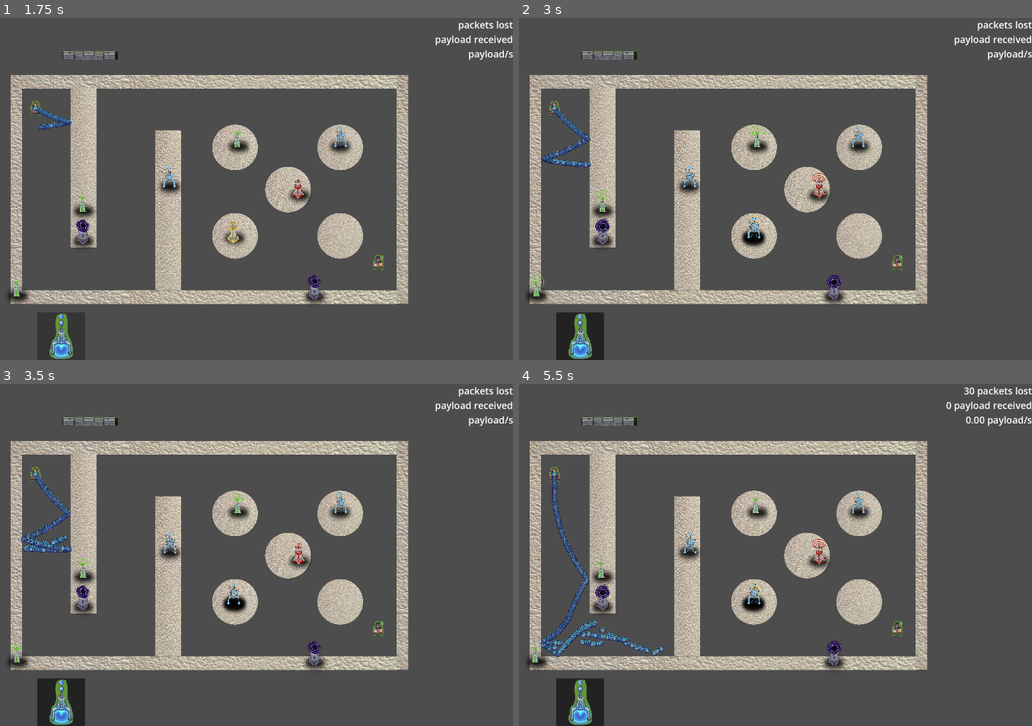
Above: before the commit, frames 1-4 (two rows, left to right).
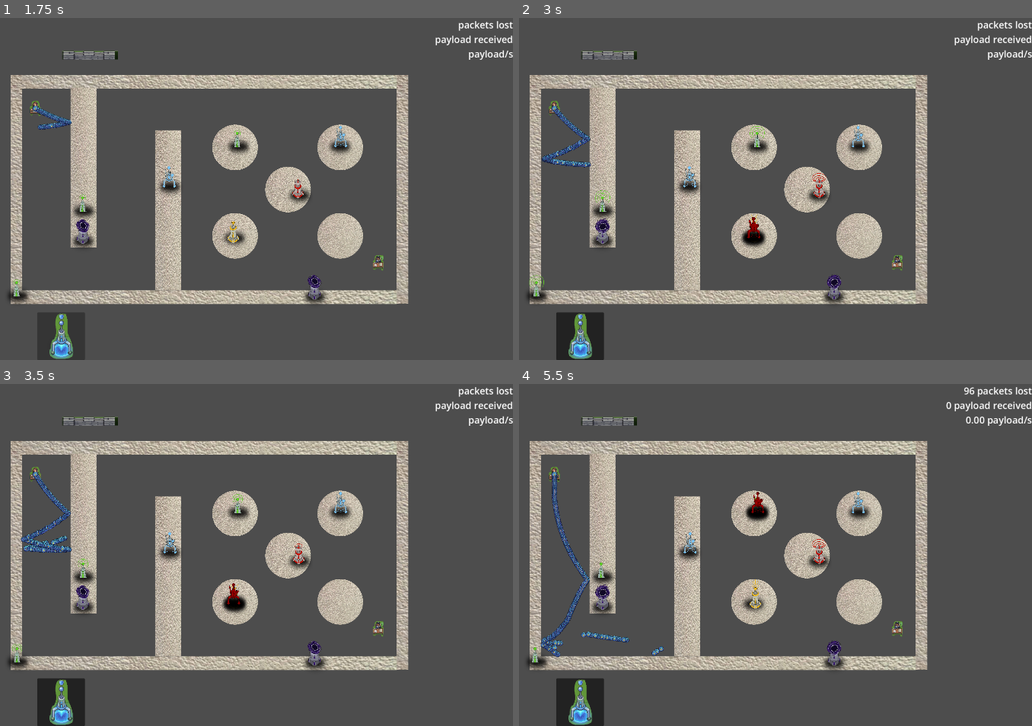
Above: after the commit, the same moments.

Repository: ryupold/ld59
Game: Godot game, scene res://scenes/test_sender.tscn
The game is run twice, just before and just after one commit, with the same random seed, the same clock (stepped at 60 frames per second) and the same inputs. The engine's default icon, where the game draws it, is replaced by a stand-in: a white triangle on a blue panel in a dark square.
Inputs (mouse positions are in pixels of both pictures, inside the frame that each line leads up to):
- Up to frame 1 (1.75 s): click (61, 336) at 0.5 s; click (61, 336) at 1.25 s
- Up to frame 2 (3 s): click (580, 336) at 2 s; move the mouse to (754, 226) at 2.77 s; click (754, 226) at 2.92 s
- Up to frame 3 (3.5 s): no input
- Up to frame 4 (5.5 s): move the mouse to (601, 568) at 3.52 s; click (601, 568) at 3.67 s; move the mouse to (534, 650) at 4.27 s; click (534, 650) at 4.42 s; move the mouse to (754, 503) at 5.02 s; click (754, 503) at 5.17 s

Frame 1 is identical in both runs. In frame 2, less than 0.1% of the frame differs, in the area x 44-48%, y 58-65%; in frame 3, less than 0.1%; in frame 4, 0.8%, in the area x 7-89%, y 0-79%.

Commit message:
Do not allow Tower placement in other towers

Diff:
--- a/ld59-game/entities/towers/anti_gravity/anti_gravity_tower.tscn
+++ b/ld59-game/entities/towers/anti_gravity/anti_gravity_tower.tscn
@@ -43,9 +43,14 @@
 [sub_resource type="CircleShape2D" id="CircleShape2D_50pgb"]
 radius = 600.0
 
-[node name="AntiGravityTower" type="Node2D" unique_id=1233834996 node_paths=PackedStringArray("collisionArea")]
+[sub_resource type="CapsuleShape2D" id="CapsuleShape2D_dleeo"]
+radius = 61.0
+height = 240.0
+
+[node name="AntiGravityTower" type="Node2D" unique_id=1233834996 node_paths=PackedStringArray("effectArea", "towerboundary")]
 script = ExtResource("1_dleeo")
-collisionArea = NodePath("Area2D")
+effectArea = NodePath("EffectArea")
+towerboundary = NodePath("TowerBoundary")
 
 [node name="TowerShadow" parent="." unique_id=1963121006 instance=ExtResource("2_oek4k")]
 
@@ -54,8 +59,15 @@
 autoplay = "default"
 frame_progress = 0.16303055
 
-[node name="Area2D" type="Area2D" parent="." unique_id=505660784]
+[node name="EffectArea" type="Area2D" parent="." unique_id=505660784]
 collision_mask = 2
 
-[node name="CollisionShape2D" type="CollisionShape2D" parent="Area2D" unique_id=1262524344]
+[node name="CollisionShape2D" type="CollisionShape2D" parent="EffectArea" unique_id=1262524344]
 shape = SubResource("CircleShape2D_50pgb")
+
+[node name="TowerBoundary" type="Area2D" parent="." unique_id=736693036]
+collision_layer = 4
+collision_mask = 4
+
+[node name="CollisionShape2D" type="CollisionShape2D" parent="TowerBoundary" unique_id=2112978413]
+shape = SubResource("CapsuleShape2D_dleeo")
--- a/ld59-game/entities/towers/gravity/gravity_tower.tscn
+++ b/ld59-game/entities/towers/gravity/gravity_tower.tscn
@@ -43,9 +43,14 @@
 [sub_resource type="CircleShape2D" id="CircleShape2D_50pgb"]
 radius = 600.0
 
-[node name="GravityTower" type="Node2D" unique_id=1233834996 node_paths=PackedStringArray("collisionArea")]
+[sub_resource type="CapsuleShape2D" id="CapsuleShape2D_50pgb"]
+radius = 61.0
+height = 240.0
+
+[node name="GravityTower" type="Node2D" unique_id=1233834996 node_paths=PackedStringArray("effectArea", "towerboundary")]
 script = ExtResource("1_50pgb")
-collisionArea = NodePath("Area2D")
+effectArea = NodePath("EffectArea")
+towerboundary = NodePath("TowerBoundary")
 
 [node name="TowerShadow" parent="." unique_id=1963121006 instance=ExtResource("2_rh6a2")]
 
@@ -54,9 +59,15 @@
 autoplay = "default"
 frame_progress = 0.30296046
 
-[node name="Area2D" type="Area2D" parent="." unique_id=505660784]
+[node name="EffectArea" type="Area2D" parent="." unique_id=505660784]
 collision_mask = 2
 
-[node name="CollisionShape2D" type="CollisionShape2D" parent="Area2D" unique_id=1262524344]
-visible = false
+[node name="CollisionShape2D" type="CollisionShape2D" parent="EffectArea" unique_id=1262524344]
 shape = SubResource("CircleShape2D_50pgb")
+
+[node name="TowerBoundary" type="Area2D" parent="." unique_id=1404888818]
+collision_layer = 4
+collision_mask = 4
+
+[node name="CollisionShape2D" type="CollisionShape2D" parent="TowerBoundary" unique_id=156457340]
+shape = SubResource("CapsuleShape2D_50pgb")
--- a/ld59-game/entities/towers/payload/payload_tower.gd
+++ b/ld59-game/entities/towers/payload/payload_tower.gd
@@ -5,11 +5,11 @@
 func _ready() -> void:
 	super._ready()
 
-	collisionArea.scale = Vector2.ZERO
+	effectArea.scale = Vector2.ZERO
 	var tween := create_tween().set_loops()
-	tween.tween_property(collisionArea, "scale", Vector2.ONE, 1)
+	tween.tween_property(effectArea, "scale", Vector2.ONE, 1)
 	tween.tween_interval(0.5)
-	tween.tween_property(collisionArea, "scale", Vector2.ZERO, 0)
+	tween.tween_property(effectArea, "scale", Vector2.ZERO, 0)
 	tween.tween_interval(1)
 
 
--- a/ld59-game/entities/towers/payload/payload_tower.tscn
+++ b/ld59-game/entities/towers/payload/payload_tower.tscn
@@ -43,9 +43,14 @@
 [sub_resource type="CircleShape2D" id="CircleShape2D_50pgb"]
 radius = 600.0
 
-[node name="PayloadTower" type="Node2D" unique_id=1233834996 node_paths=PackedStringArray("collisionArea")]
+[sub_resource type="CapsuleShape2D" id="CapsuleShape2D_hk4hf"]
+radius = 61.0
+height = 240.0
+
+[node name="PayloadTower" type="Node2D" unique_id=1233834996 node_paths=PackedStringArray("effectArea", "towerboundary")]
 script = ExtResource("1_hk4hf")
-collisionArea = NodePath("Area2D")
+effectArea = NodePath("EffectArea")
+towerboundary = NodePath("TowerBoundary")
 
 [node name="TowerShadow" parent="." unique_id=1963121006 instance=ExtResource("2_jvxy7")]
 
@@ -53,8 +58,15 @@
 sprite_frames = SubResource("SpriteFrames_jynls")
 autoplay = "default"
 
-[node name="Area2D" type="Area2D" parent="." unique_id=505660784]
+[node name="EffectArea" type="Area2D" parent="." unique_id=505660784]
 collision_mask = 2
 
-[node name="CollisionShape2D" type="CollisionShape2D" parent="Area2D" unique_id=1262524344]
+[node name="CollisionShape2D" type="CollisionShape2D" parent="EffectArea" unique_id=1262524344]
 shape = SubResource("CircleShape2D_50pgb")
+
+[node name="TowerBoundary" type="Area2D" parent="." unique_id=1718120048]
+collision_layer = 4
+collision_mask = 4
+
+[node name="CollisionShape2D" type="CollisionShape2D" parent="TowerBoundary" unique_id=141859711]
+shape = SubResource("CapsuleShape2D_hk4hf")
--- a/ld59-game/entities/towers/relay/relay_tower.gd
+++ b/ld59-game/entities/towers/relay/relay_tower.gd
@@ -5,11 +5,11 @@
 func _ready() -> void:
 	super._ready()
 
-	collisionArea.scale = Vector2.ZERO
+	effectArea.scale = Vector2.ZERO
 	var tween := create_tween().set_loops()
-	tween.tween_property(collisionArea, "scale", Vector2.ONE, 1)
+	tween.tween_property(effectArea, "scale", Vector2.ONE, 1)
 	tween.tween_interval(0.5)
-	tween.tween_property(collisionArea, "scale", Vector2.ZERO, 0)
+	tween.tween_property(effectArea, "scale", Vector2.ZERO, 0)
 	tween.tween_interval(1)
 
 
--- a/ld59-game/entities/towers/relay/relay_tower.tscn
+++ b/ld59-game/entities/towers/relay/relay_tower.tscn
@@ -43,9 +43,14 @@
 [sub_resource type="CircleShape2D" id="CircleShape2D_50pgb"]
 radius = 600.0
 
-[node name="RelayTower" type="Node2D" unique_id=1233834996 node_paths=PackedStringArray("collisionArea")]
+[sub_resource type="CapsuleShape2D" id="CapsuleShape2D_kjvva"]
+radius = 61.0
+height = 240.0
+
+[node name="RelayTower" type="Node2D" unique_id=1233834996 node_paths=PackedStringArray("effectArea", "towerboundary")]
 script = ExtResource("1_7cs4r")
-collisionArea = NodePath("Area2D")
+effectArea = NodePath("EffectArea")
+towerboundary = NodePath("TowerBoundary")
 
 [node name="TowerShadow" parent="." unique_id=1963121006 instance=ExtResource("2_qq05j")]
 
@@ -54,8 +59,15 @@
 autoplay = "default"
 frame_progress = 0.5622138
 
-[node name="Area2D" type="Area2D" parent="." unique_id=505660784]
+[node name="EffectArea" type="Area2D" parent="." unique_id=505660784]
 collision_mask = 2
 
-[node name="CollisionShape2D" type="CollisionShape2D" parent="Area2D" unique_id=1262524344]
+[node name="CollisionShape2D" type="CollisionShape2D" parent="EffectArea" unique_id=1262524344]
 shape = SubResource("CircleShape2D_50pgb")
+
+[node name="TowerBoundary" type="Area2D" parent="." unique_id=259711103]
+collision_layer = 4
+collision_mask = 4
+
+[node name="CollisionShape2D" type="CollisionShape2D" parent="TowerBoundary" unique_id=1463482370]
+shape = SubResource("CapsuleShape2D_kjvva")
--- a/ld59-game/entities/towers/slow/slow_tower.tscn
+++ b/ld59-game/entities/towers/slow/slow_tower.tscn
@@ -43,9 +43,14 @@
 [sub_resource type="CircleShape2D" id="CircleShape2D_50pgb"]
 radius = 600.0
 
-[node name="SlowTower" type="Node2D" unique_id=1233834996 node_paths=PackedStringArray("collisionArea")]
+[sub_resource type="CapsuleShape2D" id="CapsuleShape2D_aefpk"]
+radius = 61.0
+height = 240.0
+
+[node name="SlowTower" type="Node2D" unique_id=1233834996 node_paths=PackedStringArray("effectArea", "towerboundary")]
 script = ExtResource("1_aefpk")
-collisionArea = NodePath("Area2D")
+effectArea = NodePath("EffectArea")
+towerboundary = NodePath("TowerBoundary")
 
 [node name="TowerShadow" parent="." unique_id=1963121006 instance=ExtResource("2_yall6")]
 
@@ -55,8 +60,15 @@
 frame = 1
 frame_progress = 0.45168787
 
-[node name="Area2D" type="Area2D" parent="." unique_id=505660784]
+[node name="EffectArea" type="Area2D" parent="." unique_id=505660784]
 collision_mask = 2
 
-[node name="CollisionShape2D" type="CollisionShape2D" parent="Area2D" unique_id=1262524344]
+[node name="CollisionShape2D" type="CollisionShape2D" parent="EffectArea" unique_id=1262524344]
 shape = SubResource("CircleShape2D_50pgb")
+
+[node name="TowerBoundary" type="Area2D" parent="." unique_id=1197174453]
+collision_layer = 4
+collision_mask = 4
+
+[node name="CollisionShape2D" type="CollisionShape2D" parent="TowerBoundary" unique_id=1843734979]
+shape = SubResource("CapsuleShape2D_aefpk")
--- a/ld59-game/entities/towers/speed/speed_tower.tscn
+++ b/ld59-game/entities/towers/speed/speed_tower.tscn
@@ -43,9 +43,14 @@
 [sub_resource type="CircleShape2D" id="CircleShape2D_50pgb"]
 radius = 600.0
 
-[node name="SpeedTower" type="Node2D" unique_id=1233834996 node_paths=PackedStringArray("collisionArea")]
+[sub_resource type="CapsuleShape2D" id="CapsuleShape2D_a477d"]
+radius = 61.0
+height = 240.0
+
+[node name="SpeedTower" type="Node2D" unique_id=1233834996 node_paths=PackedStringArray("effectArea", "towerboundary")]
 script = ExtResource("1_a477d")
-collisionArea = NodePath("Area2D")
+effectArea = NodePath("EffectArea")
+towerboundary = NodePath("TowerBoundary")
 
 [node name="TowerShadow" parent="." unique_id=1963121006 instance=ExtResource("2_y05ey")]
 
@@ -53,8 +58,15 @@
 sprite_frames = SubResource("SpriteFrames_d7tpe")
 autoplay = "default"
 
-[node name="Area2D" type="Area2D" parent="." unique_id=505660784]
+[node name="EffectArea" type="Area2D" parent="." unique_id=505660784]
 collision_mask = 2
 
-[node name="CollisionShape2D" type="CollisionShape2D" parent="Area2D" unique_id=1262524344]
+[node name="CollisionShape2D" type="CollisionShape2D" parent="EffectArea" unique_id=1262524344]
 shape = SubResource("CircleShape2D_50pgb")
+
+[node name="TowerBoundary" type="Area2D" parent="." unique_id=391322065]
+collision_layer = 4
+collision_mask = 4
+
+[node name="CollisionShape2D" type="CollisionShape2D" parent="TowerBoundary" unique_id=387860515]
+shape = SubResource("CapsuleShape2D_a477d")
--- a/ld59-game/entities/towers/tower.gd
+++ b/ld59-game/entities/towers/tower.gd
@@ -1,28 +1,33 @@
 @abstract class_name Tower extends Node2D
 
-@export var collisionArea: Area2D
+@export var effectArea: Area2D
+@export var towerboundary: Area2D
 var packetsColliding: Array[Packet]
 @export var followsMouse := false
 @export var disableEffect := false
 @export var debug := true
 
 func _ready() -> void:
-	collisionArea.body_entered.connect(addCompute)
-	collisionArea.body_exited.connect(removeCompute)
-	collisionArea.input_event.connect(handleClick)
+	if effectArea != null:
+		effectArea.body_entered.connect(enterCollision)
+		effectArea.body_exited.connect(exitCollision)
+
+	towerboundary.body_entered.connect(enterCollision)
+	towerboundary.body_exited.connect(exitCollision)
+	towerboundary.input_event.connect(handleClick)
 
 func _physics_process(delta: float) -> void:
 	handleFollowMouse()
 	if not disableEffect:
 		doEffect(delta)
 
-func addCompute(body: Node2D) -> void:
+func enterCollision(body: Node2D) -> void:
 	if body is Packet:
 		var packet := body as Packet
 		packetsColliding.append(packet)
 	return
 
-func removeCompute(body: Node2D) -> void:
+func exitCollision(body: Node2D) -> void:
 	if body is Packet:
 		var packet := body as Packet
 		var pos := packetsColliding.find(packet)
@@ -33,11 +38,16 @@
 
 func handleFollowMouse() -> void:
 	if followsMouse:
+		modulate =  Color.WHITE if canPlace() else Color.RED
 		global_position = get_global_mouse_position()
+
+func canPlace() -> bool:
+	return towerboundary.get_overlapping_areas().is_empty() and towerboundary.get_overlapping_bodies().is_empty()
+
 
 func handleClick(viewport: Node, event: InputEvent, shape_idx: int):
 	if event is InputEventMouseButton:
-		if event.pressed and event.button_index == MOUSE_BUTTON_LEFT:
+		if event.pressed and event.button_index == MOUSE_BUTTON_LEFT and canPlace():
 			followsMouse = false
 		elif event.pressed and event.button_index == MOUSE_BUTTON_RIGHT and debug:
 			print("Right mouse button clicked at:", event.position)
@@ -45,8 +55,8 @@
 
 func handleDisableEffect() -> void:
 	if disableEffect:
-		collisionArea.body_entered.disconnect(addCompute)
-		var shape: CollisionShape2D = collisionArea.get_child(0)
+		effectArea.body_entered.disconnect(enterCollision)
+		var shape: CollisionShape2D = effectArea.get_child(0)
 		shape.disabled = true
 
 func doEffect(delta: float) -> void:
--- /dev/null
+++ b/ld59-game/entities/towers/wall/wall_tower.gd
@@ -0,0 +1 @@
+extends Tower
--- a/ld59-game/entities/towers/wall/wall_tower.tscn
+++ b/ld59-game/entities/towers/wall/wall_tower.tscn
@@ -1,12 +1,18 @@
 [gd_scene format=3 uid="uid://oo7hw2v4cf22"]
 
 [ext_resource type="Texture2D" uid="uid://dn0d61m21bn0y" path="res://concepts/wall-tower.png" id="1_j117e"]
+[ext_resource type="Script" uid="uid://djd2cjyqbdiws" path="res://entities/towers/wall/wall_tower.gd" id="1_vbyka"]
 
 [sub_resource type="RectangleShape2D" id="RectangleShape2D_jjav5"]
 size = Vector2(128, 20)
 
-[node name="WallTower" type="StaticBody2D" unique_id=1813750863]
+[sub_resource type="RectangleShape2D" id="RectangleShape2D_vbyka"]
+size = Vector2(128, 20)
+
+[node name="WallTower" type="Node2D" unique_id=943450675 node_paths=PackedStringArray("towerboundary")]
 scale = Vector2(5, 5)
+script = ExtResource("1_vbyka")
+towerboundary = NodePath("TowerBoundary")
 
 [node name="Sprite2D" type="Sprite2D" parent="." unique_id=1470504276]
 scale = Vector2(1, 0.125)
@@ -14,5 +20,16 @@
 region_enabled = true
 region_rect = Rect2(0, 0, 128, 152)
 
-[node name="CollisionShape2D" type="CollisionShape2D" parent="." unique_id=145747203]
+[node name="StaticBody2D" type="StaticBody2D" parent="." unique_id=641059385]
+
+[node name="CollisionShape2D" type="CollisionShape2D" parent="StaticBody2D" unique_id=145747203]
+scale = Vector2(0.9999998, 0.9999998)
 shape = SubResource("RectangleShape2D_jjav5")
+
+[node name="TowerBoundary" type="Area2D" parent="." unique_id=865943843]
+collision_layer = 4
+collision_mask = 4
+
+[node name="CollisionShape2D" type="CollisionShape2D" parent="TowerBoundary" unique_id=1381100892]
+scale = Vector2(0.99999994, 0.99999994)
+shape = SubResource("RectangleShape2D_vbyka")
Not shown, added: ld59-game/entities/towers/wall/wall_tower.gd.uid
